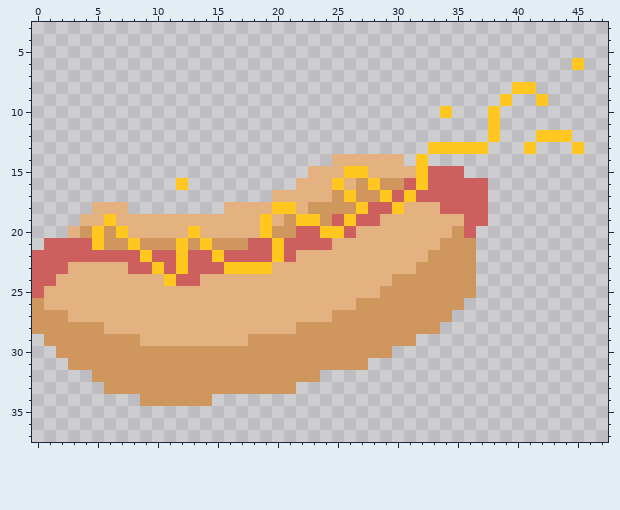
Pixel-art file: Assets/Sprites/Aseprite files/projectile hotdog.aseprite. Above, as it was before the edit.
48x48 pixels, 1 frame. Shown: x 0..47, y 3..37.
The same view after the edit:
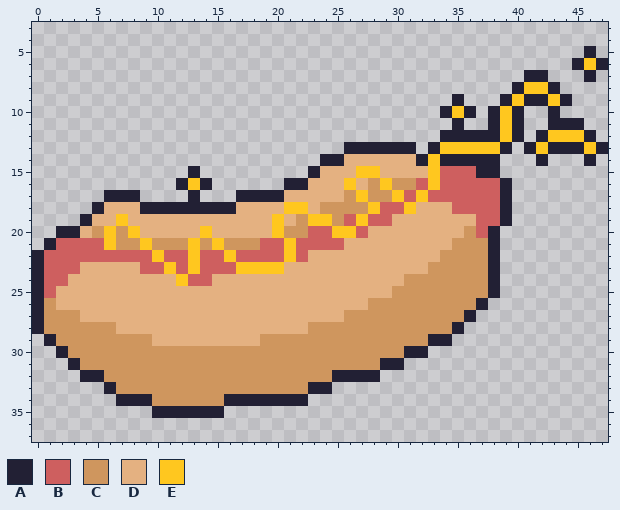
Palette (. is transparent): A #222034  B #ce5f5f  C #cf965e  D #e4b181  E #ffc71f
Commit message: Outline the projectiles
The exact change:
layer "Layer 2" removed
@@ x 0..47 @@
  4 ................................................
- 5 ................................................
- 6 .............................................E..
- 7 ................................................
- 8 ........................................EE......
- 9 .......................................E..E.....
-10 ..................................E...E.........
-11 ......................................E.........
-12 ......................................E...EEE...
-13 .................................EEEEE...E...E..
-14 .........................DDDDDD.E...............
-15 .......................DDDEEDDDDEBBB............
-16 ............E.........DDDEDCECCBEBBBBB..........
-17 ....................DDDDDCECCEBEBBBBBB..........
-18 .....DDD........DDDDEEDCCCCEBBEDDDBBBB..........
-19 ....DDEDDDDDDDDDDDDEDCEECBEBBDDDDDDDBB..........
-20 ...DCECEDDDDDEDDDDDECCBBEEBDDDDDDDDCB...........
-21 .BBBBECCECCCECECCCBBEBBBBDDDDDDDDDCCC...........
-22 BBBBBBBBBEBBEBBEBBBBEBDDDDDDDDDDDCCCC...........
-23 BBBDDDDDBBEBEBBBEEEEDDDDDDDDDDDDCCCCC...........
-24 BBDDDDDDDDDEBBDDDDDDDDDDDDDDDDCCCCCCC...........
-25 BDDDDDDDDDDDDDDDDDDDDDDDDDDDDCCCCCCCC...........
-26 CDDDDDDDDDDDDDDDDDDDDDDDDDDCCCCCCCCC............
-27 CCCDDDDDDDDDDDDDDDDDDDDDDCCCCCCCCCC.............
-28 CCCCCCDDDDDDDDDDDDDDDDCCCCCCCCCCCC..............
-29 .CCCCCCCCDDDDDDDDDCCCCCCCCCCCCCC................
-30 ..CCCCCCCCCCCCCCCCCCCCCCCCCCCC..................
-31 ...CCCCCCCCCCCCCCCCCCCCCCCCC....................
-32 .....CCCCCCCCCCCCCCCCCCC........................
-33 ......CCCCCCCCCCCCCCCC..........................
-34 .........CCCCCC.................................
-35 ................................................
+ 5 ..............................................A.
+ 6 .............................................AEA
+ 7 .........................................AA...A.
+ 8 ........................................AEEA....
+ 9 ...................................A...AEAAEA...
+10 ..................................AEA.AEA..A....
+11 ...................................A..AEA..AAA..
+12 ..................................AAAAAEA.AEEEA.
+13 ..........................AAAAAA.AEEEEEA.AEAAAEA
+14 ........................AADDDDDDAEAAAAA...A...A.
+15 .............A.........ADDDEEDDDDEBBBAA.........
+16 ............AEA......AADDDEDCECCBEBBBBBA........
+17 ......AAA....A...AAAADDDDDCECCEBEBBBBBBA........
+18 .....ADDDAAAAAAAADDDDEEDCCCCEBBEDDDBBBBA........
+19 ....ADDEDDDDDDDDDDDDEDCEECBEBBDDDDDDDBBA........
+20 ..AADCECEDDDDDEDDDDDECCBBEEBDDDDDDDDCBA.........
+21 .ABBBBECCECCCECECCCBBEBBBBDDDDDDDDDCCCA.........
+22 ABBBBBBBBBEBBEBBEBBBBEBDDDDDDDDDDDCCCCA.........
+23 ABBBDDDDDBBEBEBBBEEEEDDDDDDDDDDDDCCCCCA.........
+24 ABBDDDDDDDDDEBBDDDDDDDDDDDDDDDDCCCCCCCA.........
+25 ABDDDDDDDDDDDDDDDDDDDDDDDDDDDDCCCCCCCCA.........
+26 ACDDDDDDDDDDDDDDDDDDDDDDDDDDCCCCCCCCCA..........
+27 ACCCDDDDDDDDDDDDDDDDDDDDDDCCCCCCCCCCA...........
+28 ACCCCCCDDDDDDDDDDDDDDDDCCCCCCCCCCCCA............
+29 .ACCCCCCCCDDDDDDDDDCCCCCCCCCCCCCCAA.............
+30 ..ACCCCCCCCCCCCCCCCCCCCCCCCCCCCAA...............
+31 ...ACCCCCCCCCCCCCCCCCCCCCCCCCAA.................
+32 ....AACCCCCCCCCCCCCCCCCCCAAAA...................
+33 ......ACCCCCCCCCCCCCCCCAA.......................
+34 .......AAACCCCCCAAAAAAA.........................
+35 ..........AAAAAA................................
 36 ................................................
Where, in picture pixels (left, top, right, bottom), the same in both pictures:
changed: (32, 46, 608, 418)
